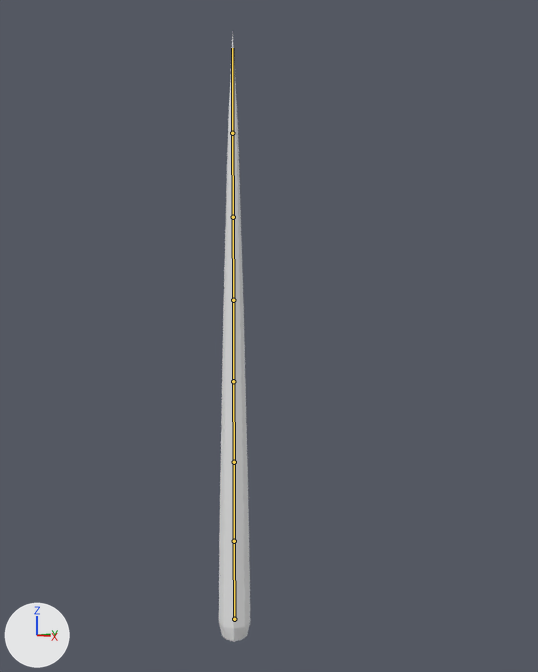
Before and after pictures for a commit that changed the Blender file workInProgress/enemy_tentacles/tentacles.blend.
Both versions are drawn from a camera (50 mm lens) standing at (8.31, -7.54, 5.15) and looking at (0.58, 0.17, 4.4). Every picture has the same lights, and +X, +Y and +Z are marked at lower left. The bones that bend it are drawn over the model as lines.
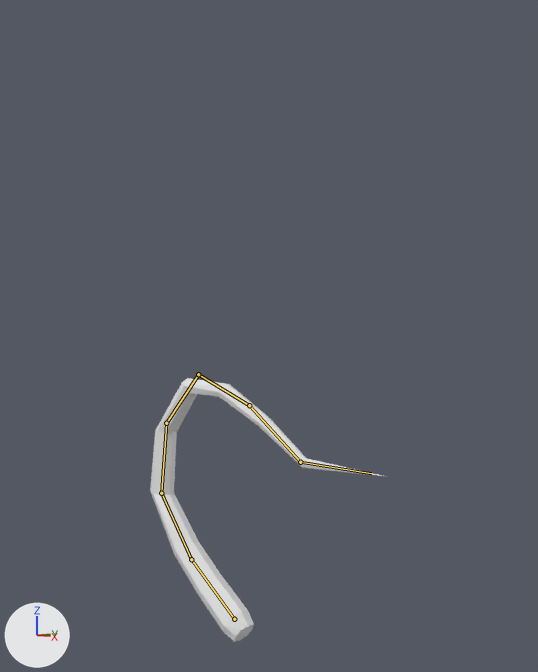
The newer file adds an action. The first version stands in its rest pose; the second is drawn at frame 25 of the action 'aiming'.

What differs and where, as boxes (x1, y1, x2, y2) in the pictures (538 x 672 px):
'Cube', posed (644% wider, 57% shorter): before (219, 33, 250, 642); after (150, 378, 387, 642)
bone 'Bone', root to tip: before (234, 619) to (234, 541); after (234, 619) to (191, 559)
bone 'Bone.006', root to tip: before (234, 541) to (234, 462); after (191, 559) to (161, 493)
bone 'Bone.005', root to tip: before (234, 462) to (233, 381); after (161, 493) to (166, 423)
bone 'Bone.004', root to tip: before (233, 381) to (233, 300); after (166, 423) to (198, 374)
bone 'Bone.003', root to tip: before (233, 300) to (233, 217); after (198, 374) to (249, 405)
bone 'Bone.002', root to tip: before (233, 217) to (232, 133); after (249, 405) to (300, 462)
bone 'Bone.001', root to tip: before (232, 133) to (232, 48); after (300, 462) to (371, 473)

What the commit changed:
Bone 'Bone' (bone_bone) turns from (0, 0, 0) to (0, 0, 57) degrees about its own x, y and z.
Bone 'Bone.006' (bone_bone_006) turns from (0, 0, 0) to (0, 0, -17) degrees about its own x, y and z.
Bone 'Bone.005' (bone_bone_005) turns from (0, 0, 0) to (0, 0, -47) degrees about its own x, y and z.
Bone 'Bone.004' (bone_bone_004) turns from (0, 0, 0) to (0, 0, -36) degrees about its own x, y and z.
Bone 'Bone.003' (bone_bone_003) turns from (0, 0, 0) to (0, 0, -64) degrees about its own x, y and z.
Bone 'Bone.002' (bone_bone_002) turns from (0, 0, 0) to (0, 0, -16) degrees about its own x, y and z.
Bone 'Bone.001' (bone_bone_001) turns from (0, 0, 0) to (0, 0, 36) degrees about its own x, y and z.
